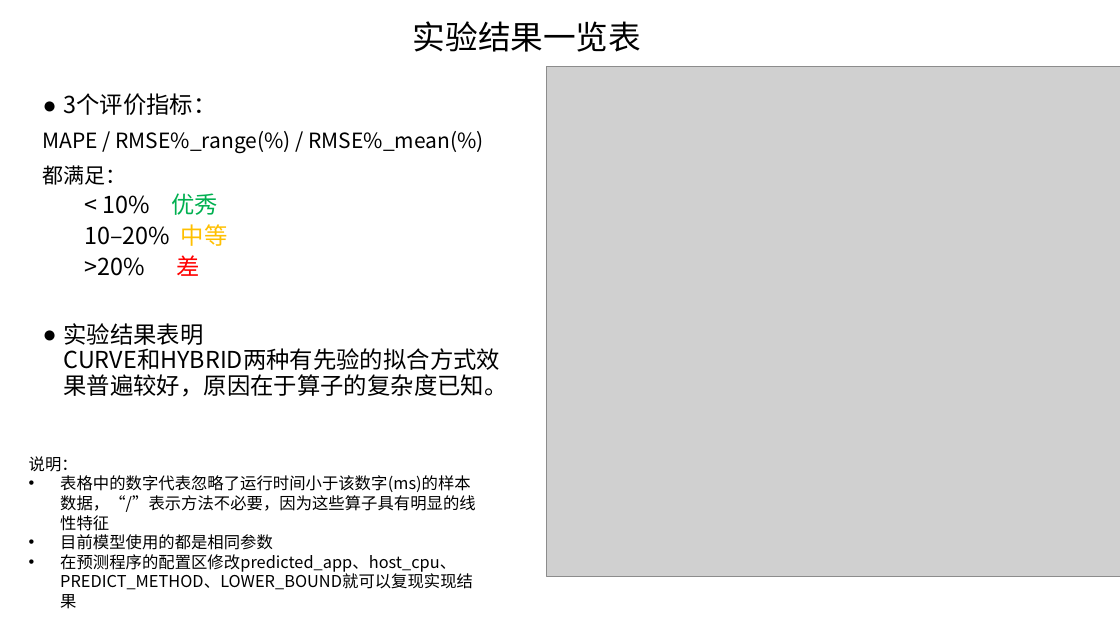
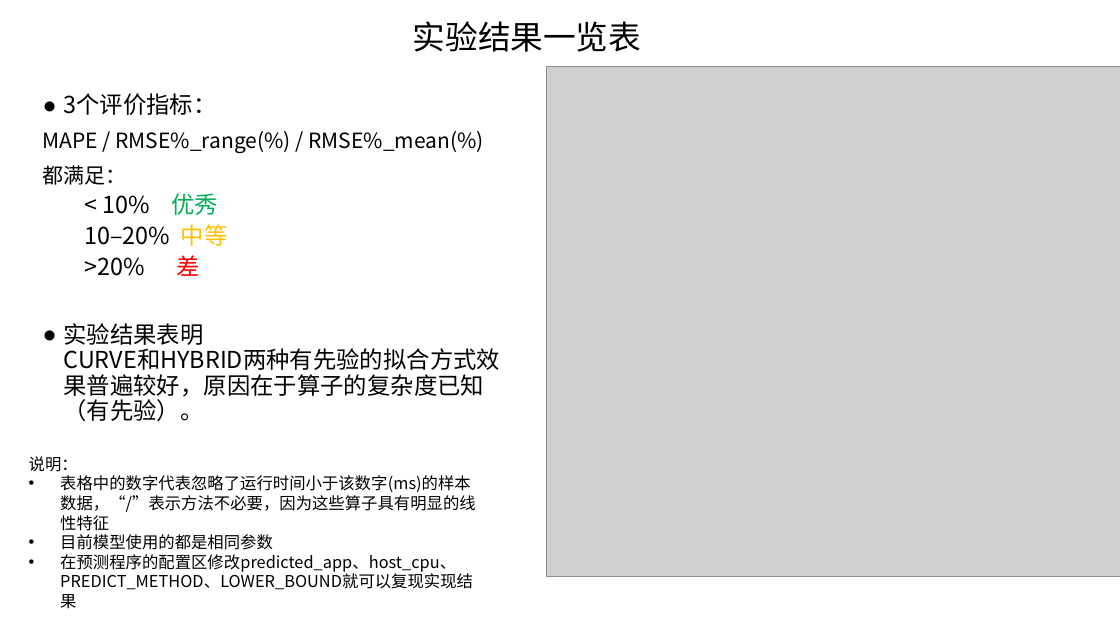
Before and after one commit to AE-26710/Time-Prediction, a slide deck: slide 3 of 20251106-同平台runtime预测-金.pptx. Drawn at 1120x630 pixels with LibreOffice and Linux fonts; fonts in the diff are those of the drawing; grey boxes stand for pictures. Boxes give left, top, right and bottom in pixels: in the first picture for what was removed or moved away, otherwise in the second. Text is boxed around its words. In the diff, an @@ line names an element or a change of style, - is before the commit and + after.

Commit message:
修改结果绘图

```diff
--- a/20251106-同平台runtime预测-金.pptx
+++ b/20251106-同平台runtime预测-金.pptx
@@ text at bbox=[64, 323, 485, 421]: text changed @@
-● 实验结果表明
-  CURVE和HYBRID两种有先验的拟合方式效果普遍较好，原因在于算子的复杂度已知。
+● 实验结果表明
+  CURVE和HYBRID两种有先验的拟合方式效果普遍较好，原因在于算子的复杂度已知（有先验）。
```
Also in this commit, not shown: 1 other slide changed, 1 other file.
